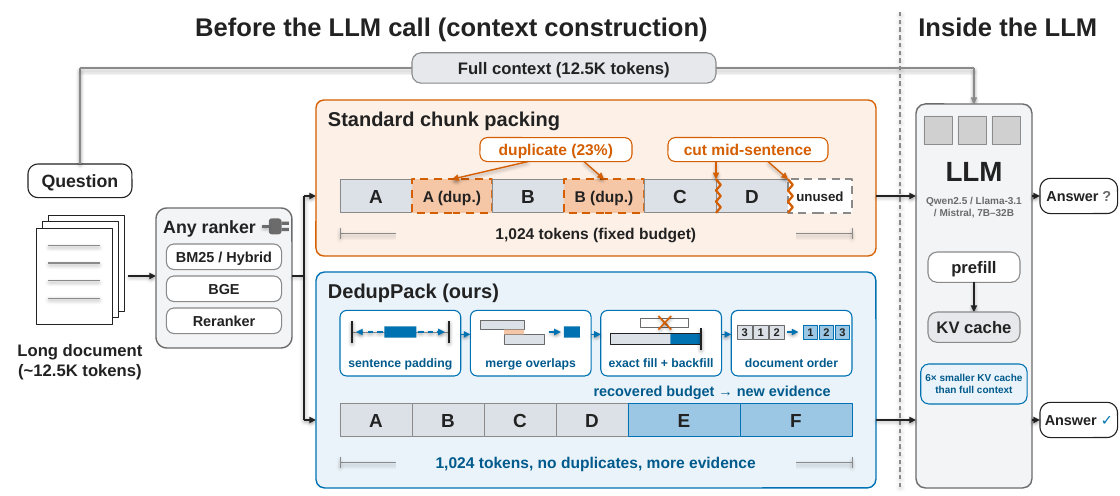
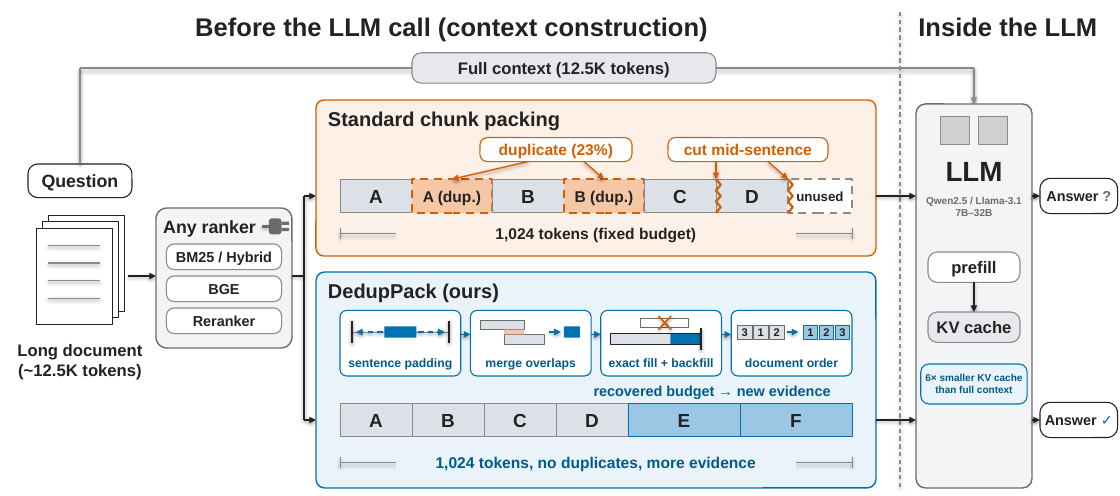
Before and after one commit to zjq019457/bridge1027, a slide deck: slide 1 of acl/paper/fig_overview.pptx. Drawn at 1120x496 pixels with LibreOffice and Linux fonts; fonts in the diff are those of the drawing; grey boxes stand for pictures. Boxes give left, top, right and bottom in pixels: in the first picture for what was removed or moved away, otherwise in the second. Text is boxed around its words. In the diff, an @@ line names an element or a change of style, - is before the commit and + after.

```diff
--- a/acl/paper/fig_overview.pptx
+++ b/acl/paper/fig_overview.pptx
@@ picture: place and size @@
-picture at [924, 116, 953, 145]
+picture at [941, 116, 970, 145]
@@ picture: place and size @@
-picture at [958, 116, 986, 145]
+picture at [978, 116, 1007, 145]
@@ picture removed at [992, 116, 1021, 145] @@
@@ text at [956, 209, 993, 216]: text changed @@
-/ Mistral, 7B–32B
+7B–32B
```
Also in this commit, not shown: 4 other files.
